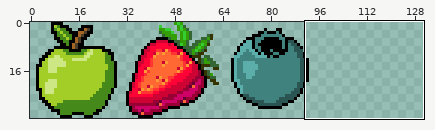
Two states of a sprite sheet, Color Panic 2/Assets/Sprite/Items/Powerup/Powerup.png. Above, an overview of the earlier version with the close-up marked.
Close-up. As it was:
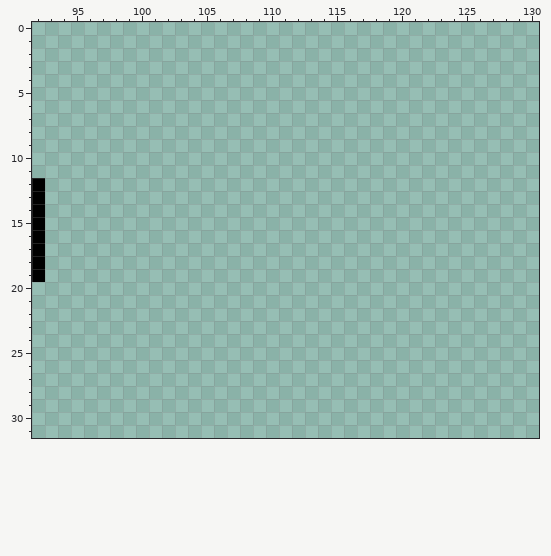
The file is 224x32 pixels. Pixels under 10% opacity are left out. Colours within 5 levels of each other are drawn and written as one. Shown: x 92..130, y 0..31. The wide view leaves out empty margins.
New version:
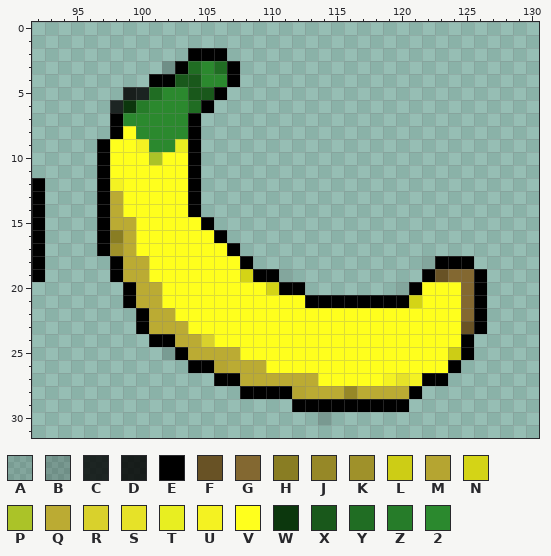
Palette (. is transparent): A #00000020  B #00000032  C #000000cd  D #000000d7  E #000000  F #685225  G #836831  H #897d23  J #968827  K #9f912a  L #cdcd15  M #b5a531  N #d4d416  P #abc328  Q #bbab33  R #d9d12c  S #e6e228  T #e8ee21  U #f4f222  V #ffff1d  W #0c370d  X #19581b  Y #206d23  Z #267c29  2 #2b892e
The commit says: une banane
Edits made:
@@ x 92..130 @@
  1 .......................................
- 2 .......................................
- 3 .......................................
- 4 .......................................
- 5 .......................................
- 6 .......................................
- 7 .......................................
- 8 .......................................
- 9 .......................................
-10 .......................................
-11 .......................................
-12 E......................................
-13 E......................................
-14 E......................................
-15 E......................................
-16 E......................................
-17 E......................................
-18 E......................................
-19 E......................................
-20 .......................................
-21 .......................................
-22 .......................................
-23 .......................................
-24 .......................................
-25 .......................................
-26 .......................................
-27 .......................................
-28 .......................................
-29 .......................................
-30 .......................................
+ 2 ............EEE........................
+ 3 ..........BEY2YE.......................
+ 4 .........EEXX22E.......................
+ 5 .......DCY22XXE........................
+ 6 ......CWZ222YE.........................
+ 7 ......E22222E..........................
+ 8 ......EV2222E..........................
+ 9 .....EVVU22TE..........................
+10 .....EVVVPVVE..........................
+11 .....EVVVVVVE..........................
+12 E....EUVVVVVE..........................
+13 E....EQVVVVVE..........................
+14 E....EQVVVVVE..........................
+15 E....EQQVVVVVE.........................
+16 E....EHQVVVVVVE........................
+17 E....EKQVVVVVVVE.......................
+18 E.....EQQVVVVVVVE.............AEEE.....
+19 E.....EQQVVVVVVVNEEA..........EFGGE....
+20 .......EQQVVVVVVVVNEE.......AEVVVGE....
+21 .......EQQVVVVVVVVVVVEEEEEEEENVVVGE....
+22 ........EQQVVVVVVVVVVVVVVVVVVVVVVGE....
+23 ........EQQQVVVVVVVVVVVVVVVVVVVVVFE....
+24 .........EEQQRVVVVVVVVVVVVVVVVVVVE.....
+25 ..........AEQQQQVVVVVVVVVVVVVVVVLE.....
+26 ............EEMQQQVVVVVVVVVVVVVVE......
+27 ..............EEQQQQQQVVVVVUSUEE.......
+28 ................EEEEMQQQJQQQQE.........
+29 ....................EEEEEEEEE..........
+30 ......................B................
 31 .......................................
